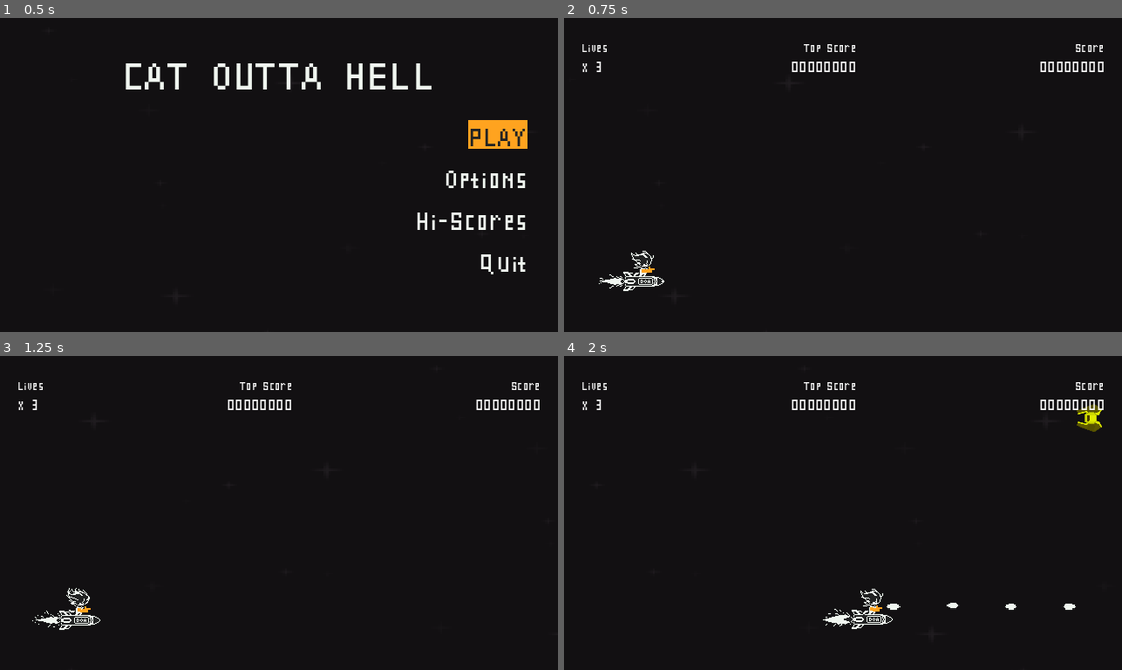
Above: before the commit, frames 1-4 (two rows, left to right).
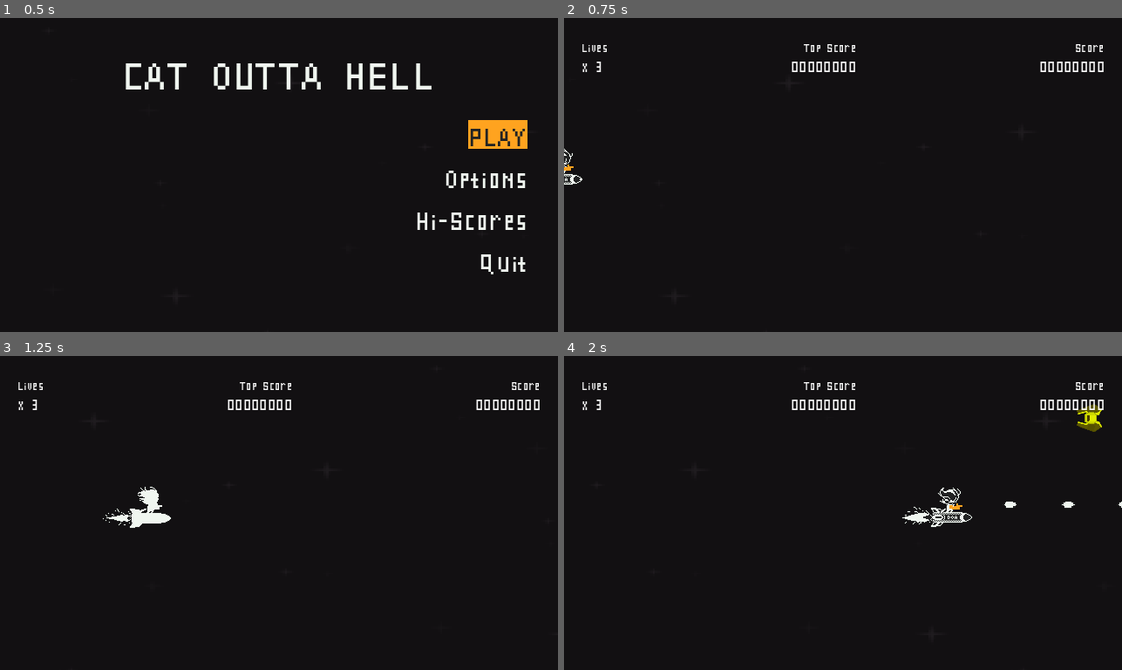
Above: after the commit, the same moments.

Repository: rnakkas/GodotSandbox
Game: Godot game, scene res://ShmupSandbox/Main/Scenes/main.tscn
Two runs of this game, one before a commit and one after it. Both use one fixed random seed, a clock stepped at 60 frames per second and the inputs below.
Inputs (mouse positions are in pixels of both pictures, inside the frame that each line leads up to):
- Up to frame 1 (0.5 s): no input
- Up to frame 2 (0.75 s): click "PLAY" at 0.5 s
- Up to frame 3 (1.25 s): no input
- Up to frame 4 (2 s): move the mouse to (965, 497) at 1.27 s; hold D (move_right) from 1.28 s (still down); hold Space (shoot) from 1.28 s (still down)

Frame 1 is identical in both runs. In frame 2, 0.4% of the frame differs, in the area x 0-18%, y 41-87%; in frame 3, 0.8%; in frame 4, 0.9%, in the area x 46-100%, y 41-87%.

Commit message:
created player spawn and respawn

Diff:
--- a/ShmupSandbox/Autoloads/signals_bus.gd
+++ b/ShmupSandbox/Autoloads/signals_bus.gd
@@ -3,6 +3,8 @@
 signal give_score_when_hit(score : int)
 signal give_score_when_killed(score : int)
 signal player_died()
+signal spawn_sprite_in_position(pos : Vector2)
+signal player_shooting(bullet_scene:PackedScene, locations:Array[Vector2])
 
 func score_when_hit(score : int) -> void:
 	give_score_when_hit.emit(score)
@@ -12,3 +14,9 @@
 
 func player_death_event() -> void:
 	player_died.emit()
+
+func player_spawn_ready(pos : Vector2) -> void:
+	spawn_sprite_in_position.emit(pos)
+
+func player_shooting_event(bullet_scene:PackedScene, locations:Array[Vector2]):
+	player_shooting.emit(bullet_scene, locations)
--- a/ShmupSandbox/Main/Scenes/game.tscn
+++ b/ShmupSandbox/Main/Scenes/game.tscn
@@ -4,7 +4,7 @@
 [ext_resource type="PackedScene" uid="uid://bxfke2pw5vqm1" path="res://ShmupSandbox/Main/Scenes/enemy_spawner.tscn" id="2_f46ya"]
 [ext_resource type="PackedScene" uid="uid://uv73jmnpfp6" path="res://ShmupSandbox/Enemies/Scenes/rebel_fighter.tscn" id="3_k74nh"]
 [ext_resource type="PackedScene" uid="uid://dir2ledda2odf" path="res://ShmupSandbox/Enemies/Scenes/rebel_interceptor.tscn" id="4_umyhj"]
-[ext_resource type="PackedScene" uid="uid://diqmrgjokhuyb" path="res://ShmupSandbox/Player/Scenes/player_cat.tscn" id="5_f46ya"]
+[ext_resource type="PackedScene" uid="uid://cd36pie1fwh40" path="res://ShmupSandbox/Main/Scenes/player_spawner.tscn" id="5_qwfjg"]
 
 [node name="Game" type="Node2D"]
 process_mode = 1
@@ -13,12 +13,10 @@
 [node name="enemy_spawner" parent="." instance=ExtResource("2_f46ya")]
 enemy_scenes = Array[PackedScene]([ExtResource("3_k74nh"), ExtResource("4_umyhj")])
 
-[node name="player_cat" parent="." instance=ExtResource("5_f46ya")]
-position = Vector2(91, 302)
-fire_rate = 8.0
+[node name="player_spawner" parent="." instance=ExtResource("5_qwfjg")]
 
-[node name="Camera2D" type="Camera2D" parent="player_cat"]
-position = Vector2(2, -7)
+[node name="Camera2D" type="Camera2D" parent="."]
+position = Vector2(331, 196)
 limit_left = 0
 limit_top = 0
 limit_right = 640
@@ -28,11 +26,6 @@
 
 [node name="EnemiesContainer" type="Node2D" parent="."]
 
-[node name="player_spawn_point_start" type="Marker2D" parent="."]
-position = Vector2(-67, 180)
-
-[node name="player_spawn_point_end" type="Marker2D" parent="."]
-position = Vector2(100, 180)
-
 [connection signal="add_enemy_to_game" from="enemy_spawner" to="." method="_on_enemy_spawner_add_enemy_to_game"]
-[connection signal="shooting" from="player_cat" to="." method="_on_player_cat_shooting"]
+[connection signal="add_player_spawn_sprite_to_game" from="player_spawner" to="." method="_on_player_spawner_add_player_spawn_sprite_to_game"]
+[connection signal="add_player_to_game" from="player_spawner" to="." method="_on_player_spawner_add_player_to_game"]
--- /dev/null
+++ b/ShmupSandbox/Main/Scenes/player_spawner.tscn
@@ -0,0 +1,10 @@
+[gd_scene load_steps=2 format=3 uid="uid://cd36pie1fwh40"]
+
+[ext_resource type="Script" uid="uid://drcbtcq267roy" path="res://ShmupSandbox/Main/Scripts/player_spawner.gd" id="1_rof5w"]
+
+[node name="player_spawner" type="Node2D"]
+script = ExtResource("1_rof5w")
+
+[node name="spawn_point" type="Marker2D" parent="."]
+position = Vector2(-18, 180)
+gizmo_extents = 25.0
--- a/ShmupSandbox/Main/Scripts/game.gd
+++ b/ShmupSandbox/Main/Scripts/game.gd
@@ -1,20 +1,21 @@
 class_name game extends Node2D
 
-## Player
-@onready var player : CharacterBody2D
+## Spawners
+@onready var player_spawner_node : player_spawner = $player_spawner
 
 ## Containers
 @onready var player_projectiles_container : Node2D = $PlayerProjectilesContainer
 @onready var enemies_container : Node2D = $EnemiesContainer
 
 func _ready() -> void:
-	pass
+	SignalsBus.player_shooting.connect(_on_player_shooting)
+	player_spawner_node.spawn_player_sprite()
 
 func _process(_delta: float) -> void:
 	pass
 
 ## Player shooting
-func _on_player_cat_shooting(bullet_scene: PackedScene, locations: Array[Vector2]) -> void:
+func _on_player_shooting(bullet_scene: PackedScene, locations: Array[Vector2]) -> void:
 	for i:int in range(locations.size()):
 		var bullet : player_bullet = bullet_scene.instantiate()
 		bullet.position = locations[i]
@@ -25,5 +26,10 @@
 func _on_enemy_spawner_add_enemy_to_game(enemy: Area2D) -> void:
 	enemies_container.add_child(enemy)
 
-## TODO: Player respawn on death, spawn at player_spawn_point_start and move until player reaches
-## 	player_spawn_point_end
+## Spawning player's spawn sprite
+func _on_player_spawner_add_player_spawn_sprite_to_game(spawn_sprite: AnimatedSprite2D) -> void:
+	add_child(spawn_sprite)
+
+## Spawning player
+func _on_player_spawner_add_player_to_game(player: player_cat) -> void:
+	add_child(player)
--- /dev/null
+++ b/ShmupSandbox/Main/Scripts/player_spawner.gd
@@ -0,0 +1,42 @@
+class_name player_spawner extends Node2D
+
+@export var player_sprite_scene : PackedScene = preload("res://ShmupSandbox/Player/Scenes/player_spawn_sprite.tscn")
+@export var player_scene : PackedScene = preload("res://ShmupSandbox/Player/Scenes/player_cat.tscn")
+
+@onready var spawn_point : Marker2D = $spawn_point
+
+signal add_player_spawn_sprite_to_game(spawn_sprite : AnimatedSprite2D)
+signal add_player_to_game(player : player_cat)
+
+## Need these since the spawn sprite and the player character sprites are offset bit a bit
+var x_offset : float = 12.0
+var y_offset : float = 5.0
+
+func _ready() -> void:
+	_connect_to_signals()
+
+
+func _connect_to_signals() -> void:
+	SignalsBus.player_died.connect(_on_player_death)
+	SignalsBus.spawn_sprite_in_position.connect(_on_player_spawn_ready)
+
+
+####
+
+## Connected signal methods
+func _on_player_death() -> void:
+	spawn_player_sprite()
+
+func _on_player_spawn_ready(pos : Vector2) -> void:
+	var player : player_cat = player_scene.instantiate()
+	player.global_position = Vector2(pos.x + x_offset, pos.y + y_offset)
+	add_player_to_game.emit(player)
+
+
+####
+
+## Helper funcs
+func spawn_player_sprite() -> void:
+	var spawn_sprite : AnimatedSprite2D = player_sprite_scene.instantiate()
+	spawn_sprite.global_position = spawn_point.global_position
+	add_player_spawn_sprite_to_game.emit(spawn_sprite)
--- a/ShmupSandbox/Player/Scenes/player_cat.tscn
+++ b/ShmupSandbox/Player/Scenes/player_cat.tscn
@@ -2,69 +2,69 @@
 
 [ext_resource type="Script" uid="uid://dkp2sd4d5myi" path="res://ShmupSandbox/Player/Scripts/player_cat.gd" id="1_m8806"]
 [ext_resource type="Texture2D" uid="uid://cc83l4ep22dak" path="res://ShmupSandbox/Assets/Player/muzzle_flash-v1.png" id="2_4ua8s"]
-[ext_resource type="Texture2D" uid="uid://b73e86kx0brmn" path="res://ShmupSandbox/Assets/Player/player_rocket-v1.png" id="3_wwta4"]
+[ext_resource type="Texture2D" uid="uid://be0mrlvskk6x5" path="res://ShmupSandbox/Assets/Player/player_rocket-v2.png" id="2_uobwy"]
 [ext_resource type="Texture2D" uid="uid://ch2vyaqwwcs27" path="res://ShmupSandbox/Assets/Player/player_thruster-v1.png" id="4_uobwy"]
 [ext_resource type="Texture2D" uid="uid://de4bx2ufdb8mn" path="res://ShmupSandbox/Assets/Player/player_death-v1.png" id="5_unr50"]
 [ext_resource type="Texture2D" uid="uid://cxtlp1qpmmv15" path="res://ShmupSandbox/Assets/Player/player_cat_sprite-v2.png" id="5_uobwy"]
 
-[sub_resource type="AtlasTexture" id="AtlasTexture_15prd"]
-atlas = ExtResource("3_wwta4")
+[sub_resource type="AtlasTexture" id="AtlasTexture_7idpd"]
+atlas = ExtResource("2_uobwy")
 region = Rect2(0, 0, 64, 48)
 
-[sub_resource type="AtlasTexture" id="AtlasTexture_fj4lb"]
-atlas = ExtResource("3_wwta4")
+[sub_resource type="AtlasTexture" id="AtlasTexture_qes8l"]
+atlas = ExtResource("2_uobwy")
 region = Rect2(64, 0, 64, 48)
 
-[sub_resource type="AtlasTexture" id="AtlasTexture_c7sna"]
-atlas = ExtResource("3_wwta4")
+[sub_resource type="AtlasTexture" id="AtlasTexture_dk10s"]
+atlas = ExtResource("2_uobwy")
 region = Rect2(128, 0, 64, 48)
 
-[sub_resource type="AtlasTexture" id="AtlasTexture_1vroh"]
-atlas = ExtResource("3_wwta4")
+[sub_resource type="AtlasTexture" id="AtlasTexture_gm2ij"]
+atlas = ExtResource("2_uobwy")
 region = Rect2(192, 0, 64, 48)
 
-[sub_resource type="AtlasTexture" id="AtlasTexture_txp3y"]
-atlas = ExtResource("3_wwta4")
+[sub_resource type="AtlasTexture" id="AtlasTexture_wh1cf"]
+atlas = ExtResource("2_uobwy")
 region = Rect2(256, 0, 64, 48)
 
-[sub_resource type="AtlasTexture" id="AtlasTexture_0vqhl"]
-atlas = ExtResource("3_wwta4")
+[sub_resource type="AtlasTexture" id="AtlasTexture_4jfh3"]
+atlas = ExtResource("2_uobwy")
 region = Rect2(320, 0, 64, 48)
 
-[sub_resource type="AtlasTexture" id="AtlasTexture_vqu3l"]
-atlas = ExtResource("3_wwta4")
+[sub_resource type="AtlasTexture" id="AtlasTexture_k8t7p"]
+atlas = ExtResource("2_uobwy")
 region = Rect2(384, 0, 64, 48)
 
-[sub_resource type="AtlasTexture" id="AtlasTexture_s64he"]
-atlas = ExtResource("3_wwta4")
+[sub_resource type="AtlasTexture" id="AtlasTexture_k00bc"]
+atlas = ExtResource("2_uobwy")
 region = Rect2(448, 0, 64, 48)
 
 [sub_resource type="SpriteFrames" id="SpriteFrames_f7xhn"]
 animations = [{
 "frames": [{
 "duration": 1.0,
-"texture": SubResource("AtlasTexture_15prd")
-}, {
-"duration": 1.0,
-"texture": SubResource("AtlasTexture_fj4lb")
-}, {
-"duration": 1.0,
-"texture": SubResource("AtlasTexture_c7sna")
-}, {
-"duration": 1.0,
-"texture": SubResource("AtlasTexture_1vroh")
-}, {
-"duration": 1.0,
-"texture": SubResource("AtlasTexture_txp3y")
-}, {
-"duration": 1.0,
-"texture": SubResource("AtlasTexture_0vqhl")
-}, {
-"duration": 1.0,
-"texture": SubResource("AtlasTexture_vqu3l")
-}, {
-"duration": 1.0,
-"texture": SubResource("AtlasTexture_s64he")
+"texture": SubResource("AtlasTexture_7idpd")
+}, {
+"duration": 1.0,
+"texture": SubResource("AtlasTexture_qes8l")
+}, {
+"duration": 1.0,
+"texture": SubResource("AtlasTexture_dk10s")
+}, {
+"duration": 1.0,
+"texture": SubResource("AtlasTexture_gm2ij")
+}, {
+"duration": 1.0,
+"texture": SubResource("AtlasTexture_wh1cf")
+}, {
+"duration": 1.0,
+"texture": SubResource("AtlasTexture_4jfh3")
+}, {
+"duration": 1.0,
+"texture": SubResource("AtlasTexture_k8t7p")
+}, {
+"duration": 1.0,
+"texture": SubResource("AtlasTexture_k00bc")
 }],
 "loop": true,
 "name": &"idle",
@@ -392,9 +392,6 @@
 [node name="player_cat" type="CharacterBody2D"]
 collision_mask = 28
 script = ExtResource("1_m8806")
-_acceleration = 1800.0
-_damping = 2000.0
-fire_rate = 5.0
 
 [node name="rocket" type="AnimatedSprite2D" parent="."]
 unique_name_in_owner = true
--- /dev/null
+++ b/ShmupSandbox/Player/Scenes/player_spawn_sprite.tscn
@@ -0,0 +1,79 @@
+[gd_scene load_steps=12 format=3 uid="uid://4q47w0v1xcl2"]
+
+[ext_resource type="Texture2D" uid="uid://dga5fjnybn0ve" path="res://ShmupSandbox/Assets/Player/player_spawn_sprite-v1.png" id="1_gd6hd"]
+[ext_resource type="Script" uid="uid://dn5nva7ifah8d" path="res://ShmupSandbox/Player/Scripts/player_spawn_sprite.gd" id="2_0eyyq"]
+
+[sub_resource type="AtlasTexture" id="AtlasTexture_0eyyq"]
+atlas = ExtResource("1_gd6hd")
+region = Rect2(0, 0, 96, 64)
+
+[sub_resource type="AtlasTexture" id="AtlasTexture_2aldf"]
+atlas = ExtResource("1_gd6hd")
+region = Rect2(96, 0, 96, 64)
+
+[sub_resource type="AtlasTexture" id="AtlasTexture_tyyhb"]
+atlas = ExtResource("1_gd6hd")
+region = Rect2(192, 0, 96, 64)
+
+[sub_resource type="AtlasTexture" id="AtlasTexture_e5hl1"]
+atlas = ExtResource("1_gd6hd")
+region = Rect2(288, 0, 96, 64)
+
+[sub_resource type="AtlasTexture" id="AtlasTexture_rna21"]
+atlas = ExtResource("1_gd6hd")
+region = Rect2(384, 0, 96, 64)
+
+[sub_resource type="AtlasTexture" id="AtlasTexture_osvbw"]
+atlas = ExtResource("1_gd6hd")
+region = Rect2(480, 0, 96, 64)
+
+[sub_resource type="AtlasTexture" id="AtlasTexture_3d46s"]
+atlas = ExtResource("1_gd6hd")
+region = Rect2(576, 0, 96, 64)
+
+[sub_resource type="AtlasTexture" id="AtlasTexture_pe0ga"]
+atlas = ExtResource("1_gd6hd")
+region = Rect2(672, 0, 96, 64)
+
+[sub_resource type="SpriteFrames" id="SpriteFrames_irp3e"]
+animations = [{
+"frames": [{
+"duration": 1.0,
+"texture": SubResource("AtlasTexture_0eyyq")
+}, {
+"duration": 1.0,
+"texture": SubResource("AtlasTexture_2aldf")
+}, {
+"duration": 1.0,
+"texture": SubResource("AtlasTexture_tyyhb")
+}, {
+"duration": 1.0,
+"texture": SubResource("AtlasTexture_e5hl1")
+}, {
+"duration": 1.0,
+"texture": SubResource("AtlasTexture_rna21")
+}, {
+"duration": 1.0,
+"texture": SubResource("AtlasTexture_osvbw")
+}, {
+"duration": 1.0,
+"texture": SubResource("AtlasTexture_3d46s")
+}, {
+"duration": 1.0,
+"texture": SubResource("AtlasTexture_pe0ga")
+}],
+"loop": true,
+"name": &"idle",
+"speed": 12.0
+}]
+
+[node name="player_spawn_sprite" type="AnimatedSprite2D"]
+sprite_frames = SubResource("SpriteFrames_irp3e")
+animation = &"idle"
+autoplay = "idle"
+script = ExtResource("2_0eyyq")
+
+[node name="VisibleOnScreenNotifier2D" type="VisibleOnScreenNotifier2D" parent="."]
+position = Vector2(-200, 0)
+
+[connection signal="screen_entered" from="VisibleOnScreenNotifier2D" to="." method="_on_visible_on_screen_notifier_2d_screen_entered"]
--- a/ShmupSandbox/Player/Scripts/player_cat.gd
+++ b/ShmupSandbox/Player/Scripts/player_cat.gd
@@ -2,11 +2,11 @@
 
 ## Velocity
 @export var _max_speed : float = 450.0
-@export var _acceleration : float = 1600.0
-@export var _damping : float = 1200.0
+@export var _acceleration : float = 1800.0
+@export var _damping : float = 2000.0
 
 ## Shooting
-@export var fire_rate : float = 4.0
+@export var fire_rate : float = 8.0
 @export var bullet_scene : PackedScene = preload("res://ShmupSandbox/Player/Scenes/player_bullet.tscn")
 
 ## Sprites
@@ -21,9 +21,6 @@
 
 ## Hurtbox
 @onready var hurtbox : Area2D = $hurtbox
-
-## Custom signals
-signal shooting(bullet_scene:PackedScene, locations:Array[Vector2])
 
 
 var viewport_size : Vector2
@@ -80,7 +77,7 @@
 			on_shooting_cooldown = true
 
 			var locations : Array[Vector2] = [muzzle.global_position]
-			shooting.emit(bullet_scene, locations)
+			SignalsBus.player_shooting_event(bullet_scene, locations)
 
 			body.play("shoot")
 			muzzle_flash.play("shoot")
@@ -96,8 +93,6 @@
 
 ## Hit by enemy or enemy projectiles
 func _on_hurtbox_area_entered(_area: Area2D) -> void:
-	SignalsBus.player_death_event()
-
 	is_dead = true
 
 	velocity = Vector2.ZERO
@@ -112,4 +107,9 @@
 
 	await death.animation_finished
 
+	## wait 0.5 seconds before sending signal to player spawner
+	await get_tree().create_timer(0.5).timeout
+
+	SignalsBus.player_death_event()
+
 	queue_free()
--- /dev/null
+++ b/ShmupSandbox/Player/Scripts/player_spawn_sprite.gd
@@ -0,0 +1,14 @@
+class_name player_spawn_sprite extends AnimatedSprite2D
+
+@export var speed : float = 350.0
+@onready var on_screen_notifier : VisibleOnScreenNotifier2D = $VisibleOnScreenNotifier2D
+
+
+func _physics_process(delta: float) -> void:
+	global_position.x += speed * delta
+
+
+## When it reaches the spawn point
+func _on_visible_on_screen_notifier_2d_screen_entered() -> void:
+	SignalsBus.player_spawn_ready(global_position)
+	call_deferred("queue_free")
--- a/project.godot
+++ b/project.godot
@@ -25,6 +25,7 @@
 
 window/size/viewport_width=640
 window/size/viewport_height=360
+window/size/mode=3
 window/stretch/mode="canvas_items"
 window/stretch/scale_mode="integer"
 
Binary file removed: ShmupSandbox/Assets/Player/player_rocket-v1.png
Binary file added: ShmupSandbox/Assets/Player/player_rocket-v2.png
Not shown, changed: ShmupSandbox/Assets/Player/player_rocket-v2.png.import
Binary file added: ShmupSandbox/Assets/Player/player_spawn_sprite-v1.png
Not shown, added: ShmupSandbox/Assets/Player/player_spawn_sprite-v1.png.import
Not shown, added: ShmupSandbox/Main/Scripts/player_spawner.gd.uid
Not shown, added: ShmupSandbox/Player/Scripts/player_spawn_sprite.gd.uid
